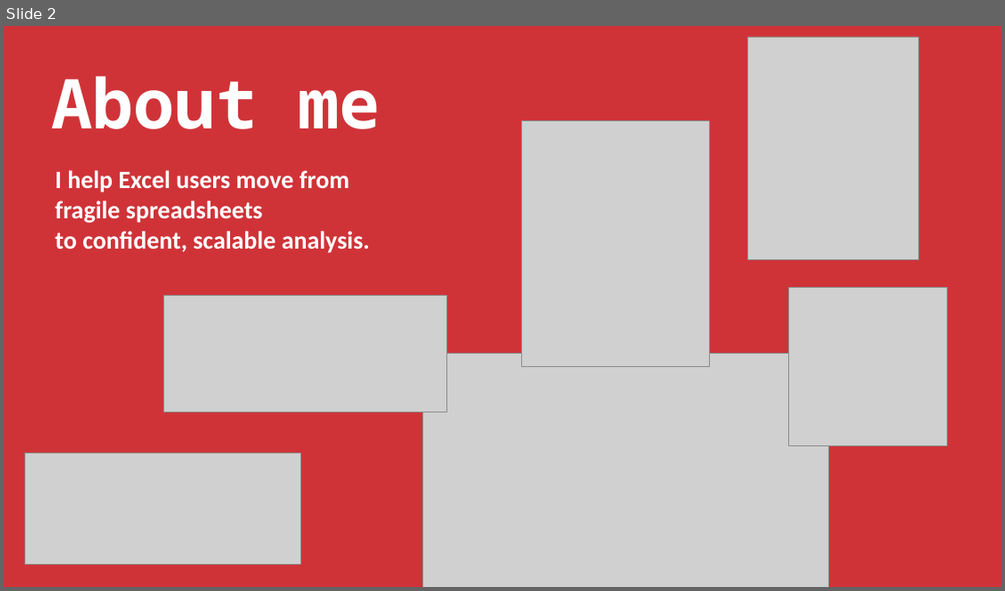
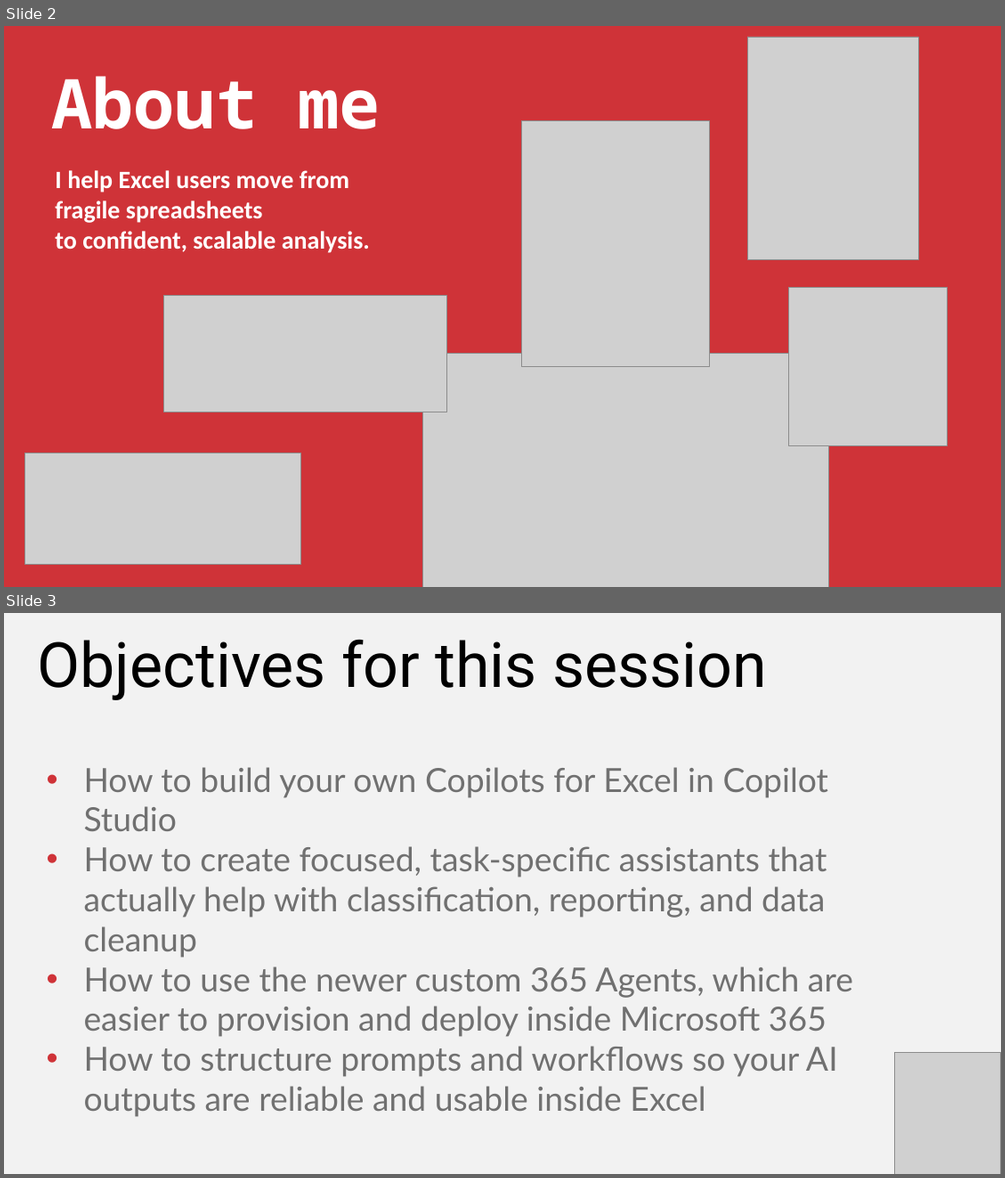
Before and after one commit to stringfestdata/gxls-copilot-studio-excel, a slide deck: gxls-copilot-studio-excel.pptx. Shown one above the other, each under a label of ours: slide 2 before the commit, slides 2 and 3 after it. The pictures are 1005x591 and 1005x1178 pixels, drawn with LibreOffice and Linux fonts; fonts in the diff are those of the drawing; grey boxes stand for pictures. Boxes give left, top, right and bottom in pixels: in the first picture for what was removed or moved away, otherwise in the second. Text is boxed around its words. In the diff, an @@ line names an element or a change of style, - is before the commit and + after.

```diff
--- a/gxls-copilot-studio-excel.pptx
+++ b/gxls-copilot-studio-excel.pptx
@@ slide 3 added at (x1=4, y1=613, x2=1001, y2=1174), background #F2F2F2 @@
@@ text added at (x1=37, y1=639, x2=767, y2=700), 90 pt, text #000000 @@
+Objectives for this session
@@ text added at (x1=84, y1=767, x2=853, y2=1117), 48 pt, text #707070 @@
+• How to build your own Copilots for Excel in Copilot Studio
+• How to create focused, task-specific assistants that actually help with classification, reporting, and data cleanup
+• How to use the newer custom 365 Agents, which are easier to provision and deploy inside Microsoft 365
+• How to structure prompts and workflows so your AI outputs are reliable and usable inside Excel
@@ picture added at (x1=895, y1=1052, x2=1000, y2=1174) @@
```
Also in this commit, not shown: 3 slides changed, 5 other slides added, 33 slides removed, 11 other files.
